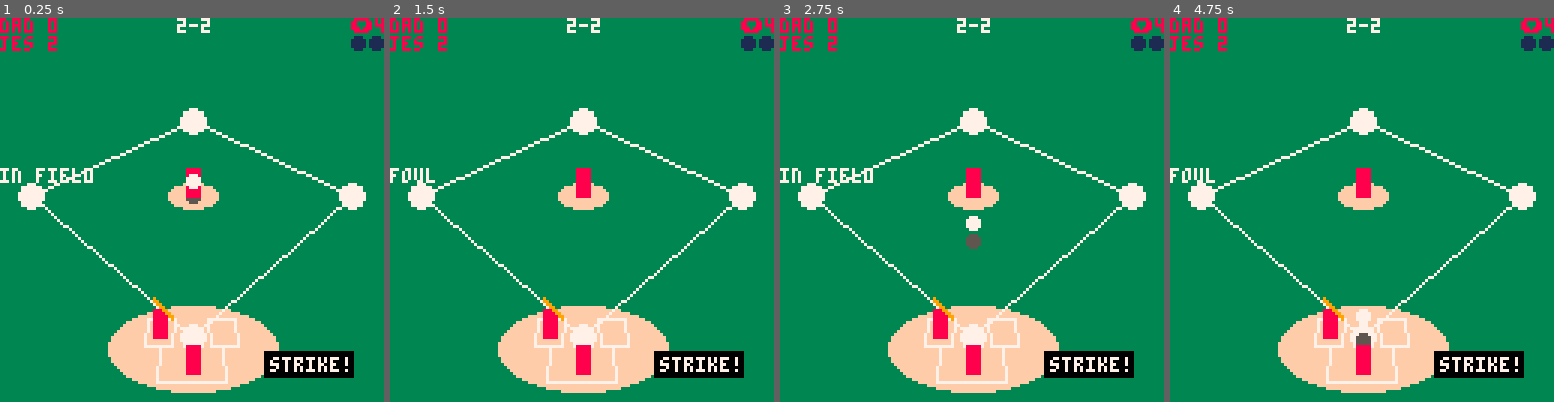
Above: before the commit, frames 1-4 (left to right).
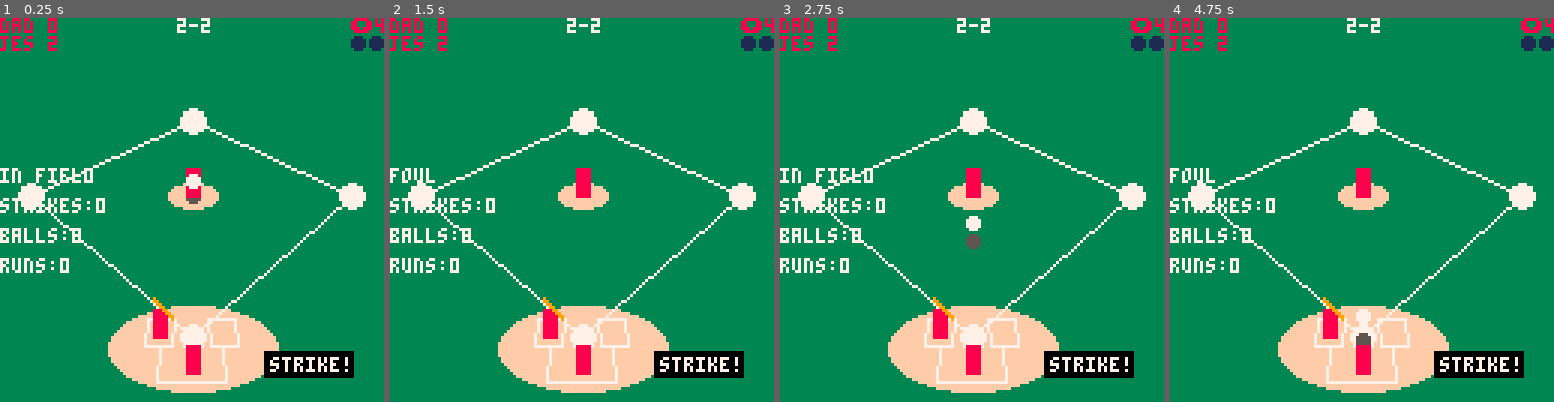
Above: after the commit, the same moments.

Repository: nucleartide/Baseball-WIth-Friends
Game: PICO-8 cartridge pico-baseball.p8
The game is run twice, just before and just after one commit, with the same random seed, the same clock (stepped at 60 frames per second) and the same inputs.
Inputs:
- Up to frame 1 (0.25 s): no input
- Up to frame 2 (1.5 s): tap X (X key) at 0.33, 1.07 s; tap O (Z key) at 0.7 s
- Up to frame 3 (2.75 s): hold Right 1.6-2.1 s; tap O (Z key) at 1.7, 2.1, 2.5 s; tap X (X key) at 1.85 s; hold Up 2.15-2.42 s; hold Right from 2.47 s (still down)
- Up to frame 4 (4.75 s): tap O (Z key) every 0.4 s from 2.9 to 4.5 s; tap X (X key) at 2.97, 4.08 s; release Right at 3.03 s; hold Left 3.08-3.58 s; hold Down 3.63-3.97 s; hold Right 4.02-4.68 s; hold Up from 4.73 s (still down)

The runs differ from the first frame. In frame 1, 1.1% of the frame differs, in the area x 0-28%, y 46-67%; in frame 2, 1.1%; in frame 3, 1.1%; in frame 4, 1.1%.

Commit message:
add foulb alls

Diff:
--- a/pico-baseball.p8
+++ b/pico-baseball.p8
@@ -44,17 +44,30 @@
 
 --[[
 
+done
+
+[o] case: swing and hit (should have action UI)
+    [x] define bounds for baseball
+    [x] add bound for baseball
+
 case 1 (hit evaluation)
 
-[o] case: swing and hit (should have action UI)
-    [ ] define bounds for baseball
-    [ ] add bound for baseball
-    [ ] (first) foul ball -> strike up to 2 strikes, otherwise nothing
-        [ ] check for bouncing
-        [ ] check for settling
-    [ ] (second) line drive (normal hit) -> runners progress
-    [ ] (second) timeout is reached (normal hit) -> runners progress
-    [ ] (last) home run -> run
+[x] if the ball first bounces in foul territory,
+    [x] it is considered foul
+    [x] if strike is <2, increment strike
+
+if the ball first bounces in home run territory,
+    it is considered a home run
+    increment runs
+
+if the ball first bounces in within the field territory,
+    if the ball has just passed the home run line,
+        then if the ball is above the home run y threshold,
+            it is a ground rule double
+        else
+            make the ball bounce back, or dampen the ball's velocity significantly
+    in other cases, it is considered a fair ball
+
 [ ] case: swing and miss -> strike
 [ ] case: no swing
     [ ] strike zone -> strike
@@ -865,11 +878,17 @@
         b.vel.x *= 0.8
         b.vel.z *= 0.8
 
+        local result = in_game_bounds(b.pos)
+        if result == ball_is_foul then
+            if num_strikes<2 then num_strikes += 1 end
+            assert(false, 'ball is foul:' .. tostr(num_strikes))
+        end
+
         -- at this point, check for a foul
-        local is_foul = check_for_foul_ball(b)
-        if (is_foul) then
-            assert(false)
-        end
+        -- local is_foul = check_for_foul_ball(b)
+        -- if (is_foul) then
+            -- assert(false)
+        -- end
     end
 end
 
@@ -1092,6 +1111,10 @@
     fielders = {catcher1, pitcher1}
 
     batter1 = batter(-10, bases[1].z, 1, 'right')
+
+    num_strikes = 0
+    num_balls = 0
+    num_runs = 0
 end
 
 function update_game()
@@ -1134,6 +1157,9 @@
     -- print('z:' .. tostr(z), 0, 40)
     -- print('z_line:' .. tostr(z_line),  0, 50)
     print(in_game_bounds(ball1.pos), 0, 50)
+    print('strikes:' .. num_strikes, 0, 60)
+    print('balls:' .. num_balls, 0, 70)
+    print('runs:' .. num_runs, 0, 80)
 
     -- print(ball1.state)
     -- print(stat(1))
Not shown, added: activity_log.txt
Not shown, added: config.txt
Not shown, added: log.txt
Not shown, added: sdl_controllers.txt
